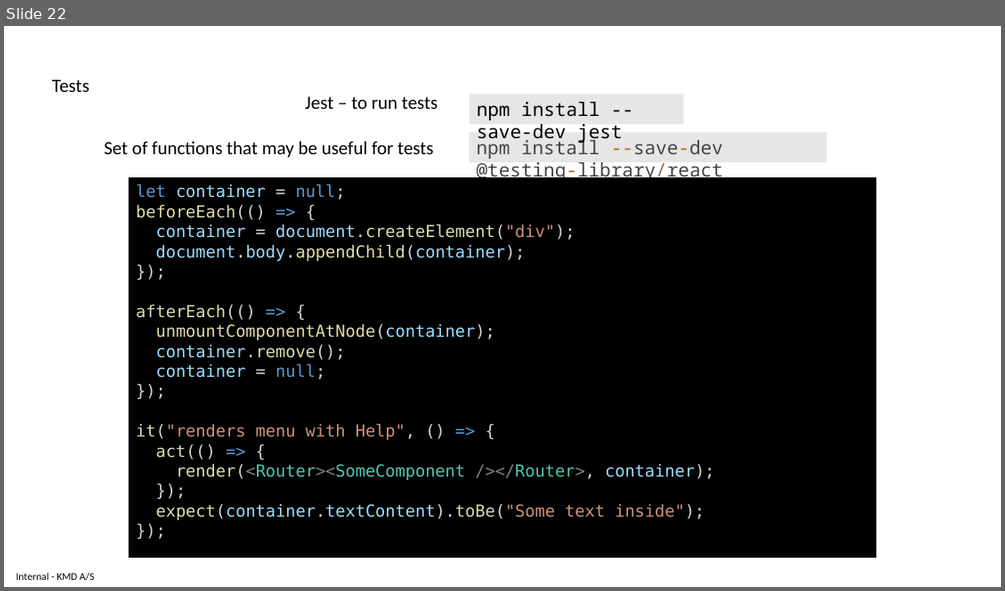
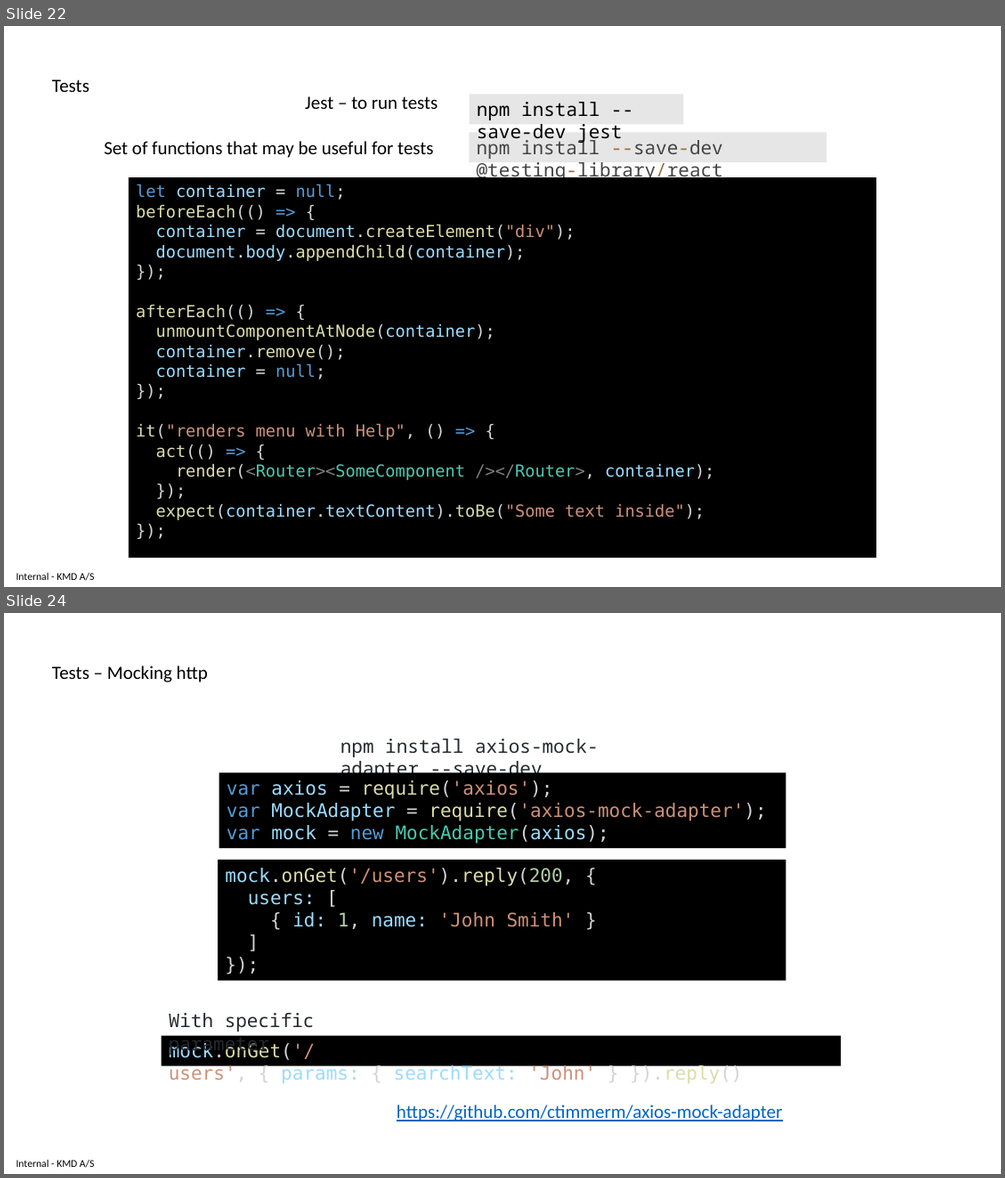
Before and after one commit to delprzemo/reactjs-starter, a slide deck: tutorial/ReactjsTraining.pptx. Shown one above the other, each under a label of ours: slide 22 before the commit, slides 22 and 24 after it; the slides between them are not shown. The pictures are 1005x591 and 1005x1178 pixels, drawn with LibreOffice and Linux fonts; fonts in the diff are those of the drawing. Boxes give left, top, right and bottom in pixels: in the first picture for what was removed or moved away, otherwise in the second. Text is boxed around its words. In the diff, an @@ line names an element or a change of style, - is before the commit and + after.

```diff
--- a/tutorial/ReactjsTraining.pptx
+++ b/tutorial/ReactjsTraining.pptx
@@ slide 24 added at (4,613,1001,1174), background #FFFFFF; not listed: 1 template element that a slide beside it also shows @@
@@ text added at (52,666,208,682), 18 pt, text #000000 @@
+Tests – Mocking http
@@ text added at (340,738,599,781), 18 pt, text #24292E @@
+npm install axios-mock-adapter --save-dev
@@ rectangle added at (219,772,786,848), fill #000000, 18 pt, text #CE9178 @@
+var axios = require('axios');
+var MockAdapter = require('axios-mock-adapter');
+var mock = new MockAdapter(axios);
@@ rectangle added at (218,860,786,981), fill #000000, 18 pt, text #CE9178 @@
+mock.onGet('/users').reply(200, {
+users: [
+{ id: 1, name: 'John Smith' }
+]
+});
@@ text added at (169,1013,315,1056), 18 pt, text #24292E @@
+With specific parameter
@@ rectangle added at (161,1036,841,1065), fill #000000, 18 pt, text #9CDCFE @@
+mock.onGet('/users', { params: { searchText: 'John' } }).reply()
@@ text added at (396,1104,782,1121), 18 pt, text #0563C1, underline @@
+https://github.com/ctimmerm/axios-mock-adapter
```
Also in this commit, not shown: 1 other slide added, 2 slides removed, 5 other files.
